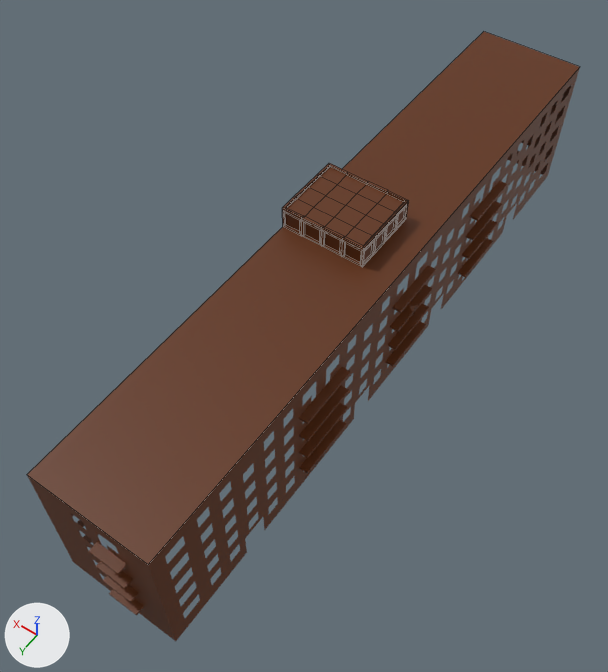
Renders of the FBX model Assets/_mainAssets/Content/Models/_category/Models2/Khrushchyovka/Model/Khrushchyovka.fbx from each side of a commit.
Camera for both pictures: a camera (50 mm lens) standing at (-28.3, 48.4, 71.5) and looking at (1.5, 6.7, 6.0). Arrows for +X, +Y and +Z are at lower left; the lights stay in place. Mesh edges are drawn as thin lines on the coarser meshes.

The scene before the commit, as lines of its bpy script (objects in view):
```python
me_plane = bpy.data.meshes.new('Plane')
me_plane.from_pydata(...)  # 4757 vertices, 4210 faces; spans x -8.5..6.9, y -36.5..36.5, z 0.0..16.0
me_plane.materials.append(mat_material_007)  # brown #612f0a
me_plane_015 = bpy.data.meshes.new('Plane.015')
me_plane_015.from_pydata([(-6.0, 35.6, 16.0), (6.0, 35.6, 16.0), (-6.0, -35.6, 16.0), (6.0, -35.6, 16.0)], [], [(1, 0, 2, 3)])
me_plane_015.materials.append(mat_material_007)  # brown #612f0a
me_plane_016 = bpy.data.meshes.new('Plane.016')
me_plane_016.from_pydata(...)  # 226 vertices, 223 faces; spans x -2.81..6.01, y -3.76..3.76, z 15.99..18.37
me_plane_016.materials.append(mat_material_007)  # brown #612f0a
ob_khrushchyovka = bpy.data.objects.new('Khrushchyovka', me_plane)
ob_khrushchyovka.location = (0.0, 0.0, 0.0)
ob_roof = bpy.data.objects.new('roof', me_plane_015)
ob_roof.location = (0.0, 0.0, 0.0)
ob_upper_floor = bpy.data.objects.new('upper floor', me_plane_016)
ob_upper_floor.location = (0.0, 0.0, 0.0)
```
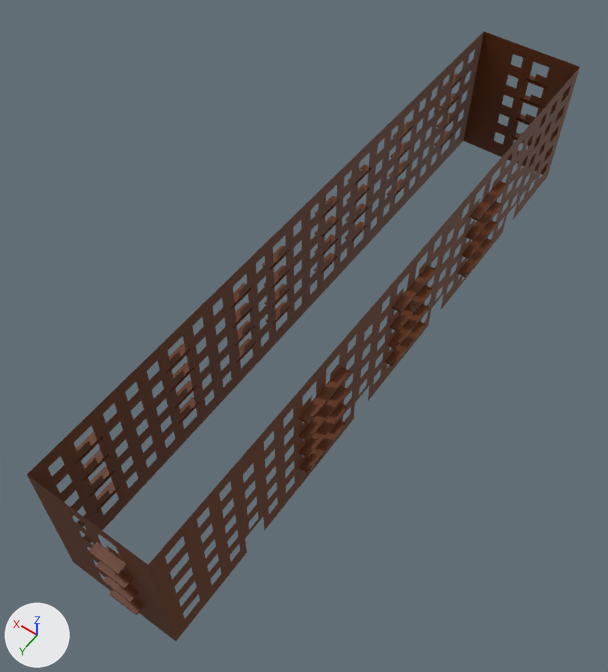
Boxes (x1, y1, x2, y2) around the edits, measured in the pictures (608 x 672 px):
'roof', deleted (brown): before (27, 32, 579, 564)
'upper floor', deleted (brown): before (282, 163, 409, 267)

The change, as a list of edits to the scene's bpy script:
```text
Remove ob_upper_floor:
    ob_upper_floor = bpy.data.objects.new('upper floor', me_plane_016)
    ob_upper_floor.location = (0.0, 0.0, 0.0)
Remove ob_roof:
    ob_roof = bpy.data.objects.new('roof', me_plane_015)
    ob_roof.location = (0.0, 0.0, 0.0)
```
